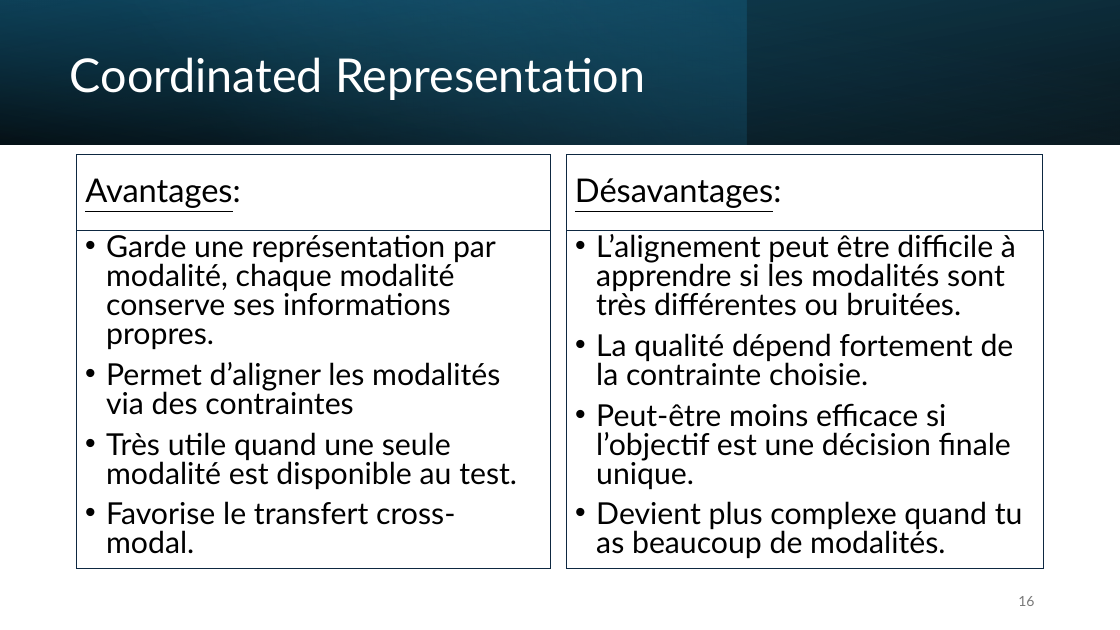
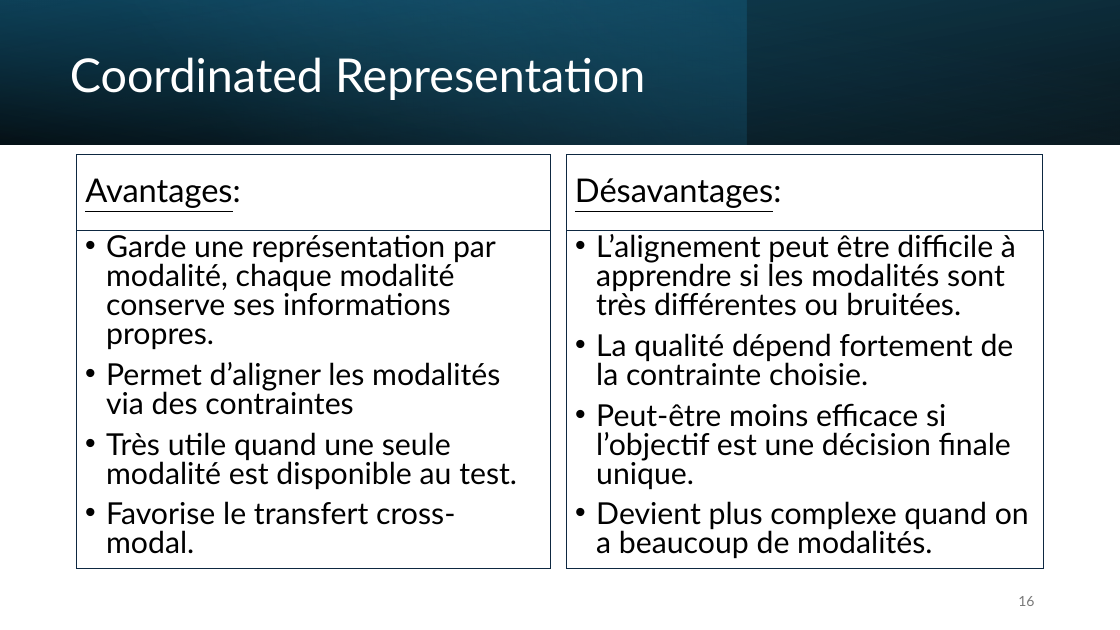
Before and after one commit to IzowRM/Stage-Cetic, a slide deck: slide 16 of Doc Slide/Presentation_du_27_01.pptx. Drawn at 1120x630 pixels with LibreOffice and Linux fonts; fonts in the diff are those of the drawing. Boxes give left, top, right and bottom in pixels: in the first picture for what was removed or moved away, otherwise in the second. Text is boxed around its words. In the diff, an @@ line names an element or a change of style, - is before the commit and + after.

```diff
--- a/Doc Slide/Presentation_du_27_01.pptx
+++ b/Doc Slide/Presentation_du_27_01.pptx
@@ text in rectangle at (596,501,1029,559): text changed @@
-• Devient plus complexe quand tu as beaucoup de modalités.
+• Devient plus complexe quand on a beaucoup de modalités.
```
Also in this commit, not shown: 8 other slides changed, 3 slides added, 6 slides removed, 5 other files.
